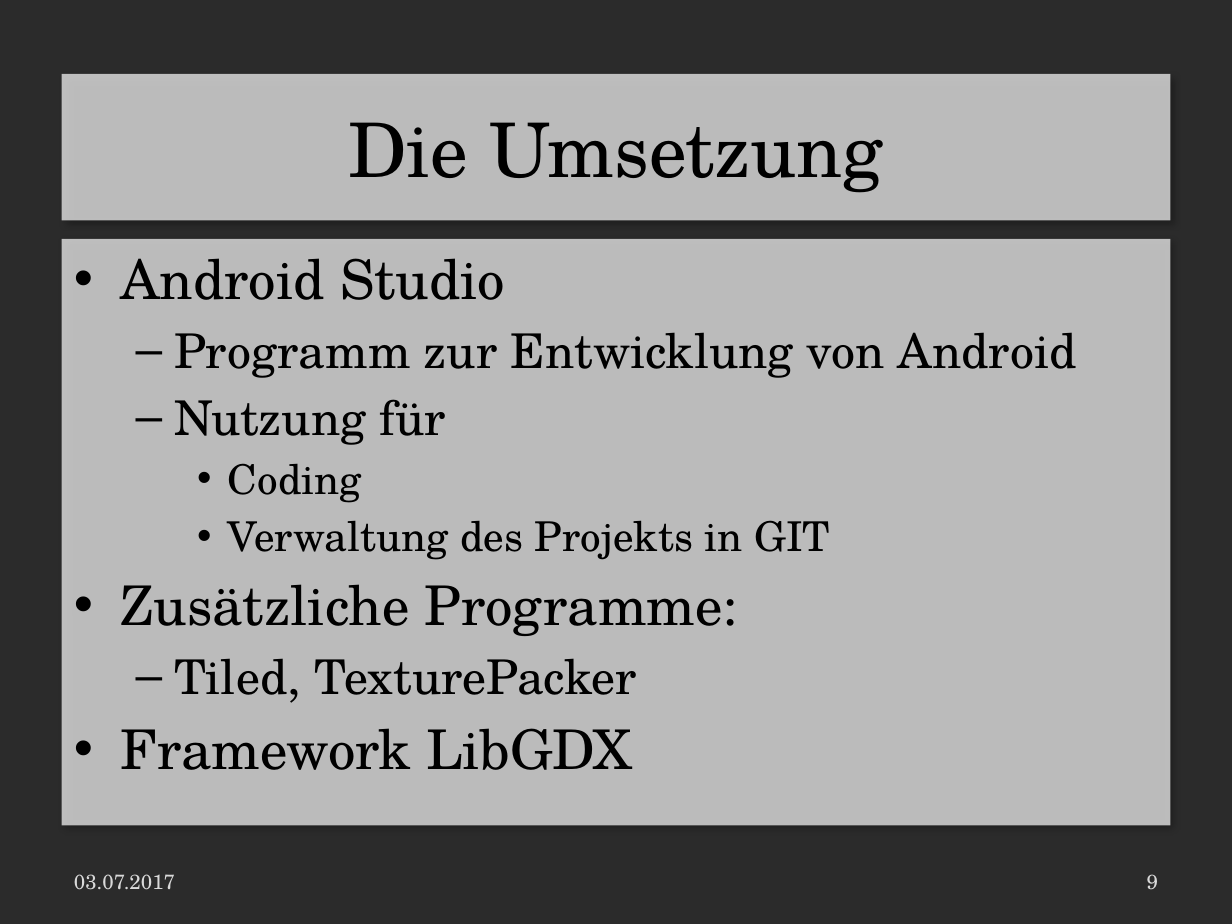
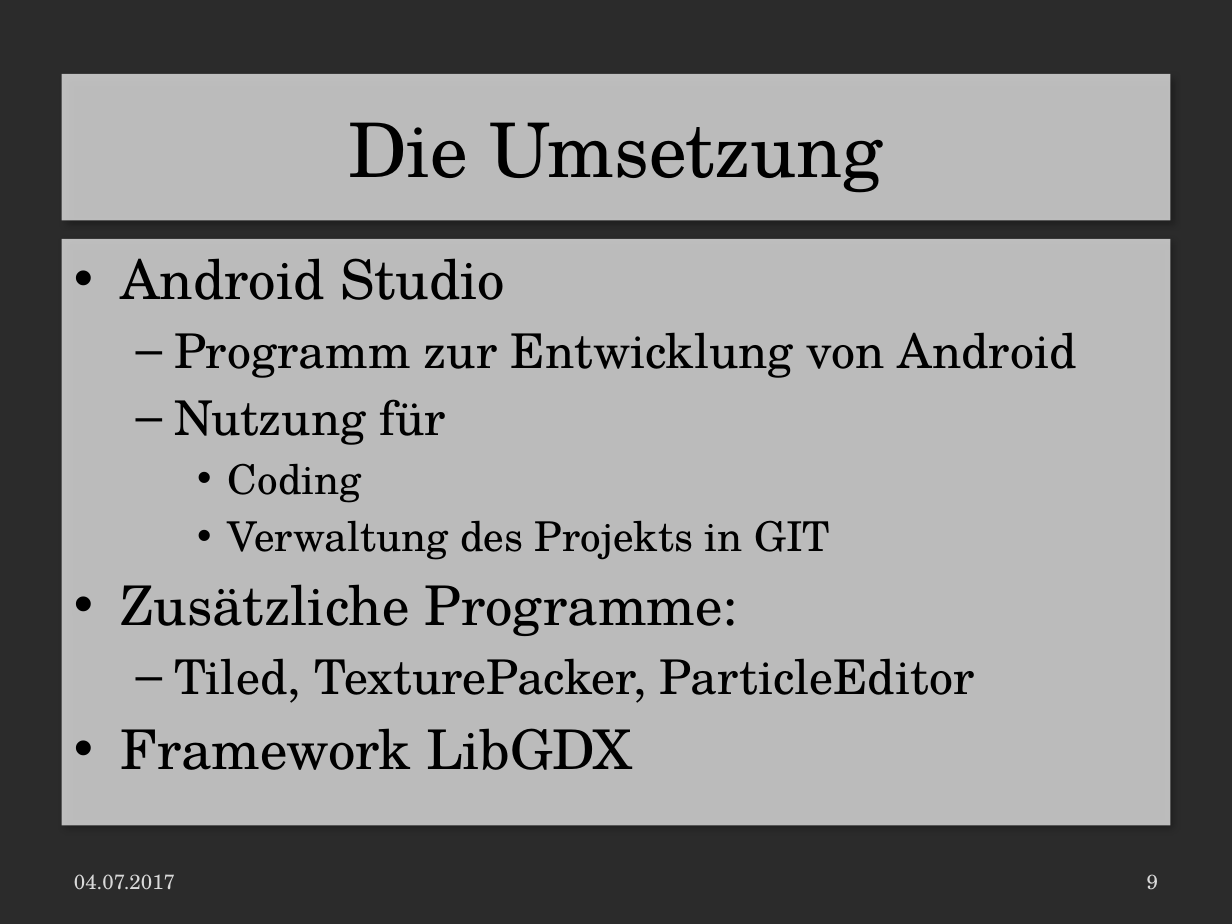
Before and after one commit to LaurenzGebauer/ElementTD, a slide deck: slide 9 of svn/JG16S17P06/trunk/Documentation/ProjectDocumentation/Presentation.pptx. Drawn at 1232x924 pixels with LibreOffice and Linux fonts; fonts in the diff are those of the drawing; background and template pictures are left out; a plain dark background stands for a picture behind light text. Boxes give left, top, right and bottom in pixels: in the first picture for what was removed or moved away, otherwise in the second. Text is boxed around its words. In the diff, an @@ line names an element or a change of style, - is before the commit and + after.

```diff
--- a/svn/JG16S17P06/trunk/Documentation/ProjectDocumentation/Presentation.pptx
+++ b/svn/JG16S17P06/trunk/Documentation/ProjectDocumentation/Presentation.pptx
@@ text at <box>174,658,975,703</box>: text changed @@
-  – Tiled, TexturePacker
+  – Tiled, TexturePacker, ParticleEditor
@@ text at <box>74,874,175,890</box>: text changed @@
-03.07.2017
+04.07.2017
```
Also in this commit, not shown: 12 other slides changed, 4 slides added, 4 other files.
